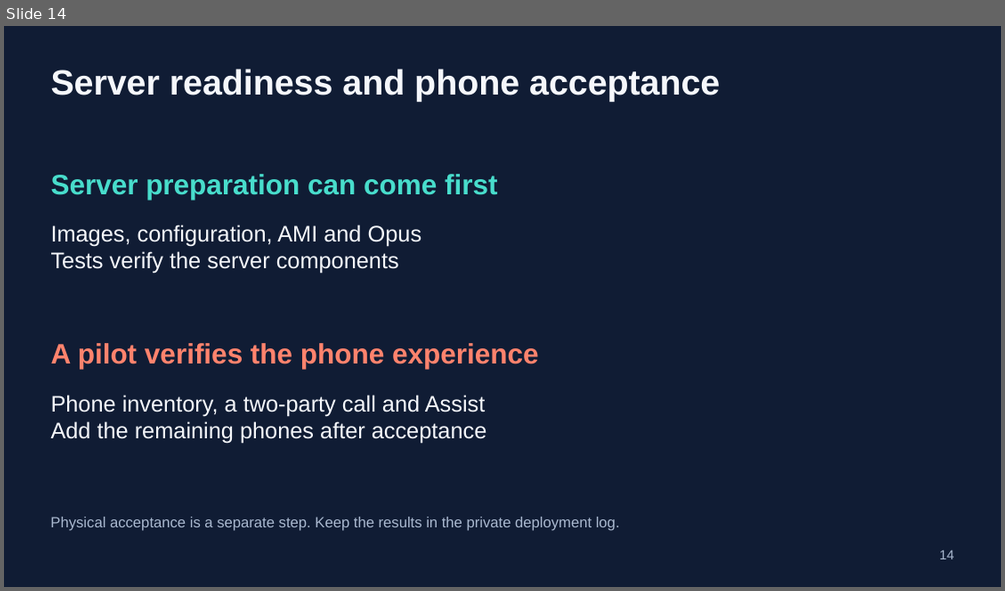
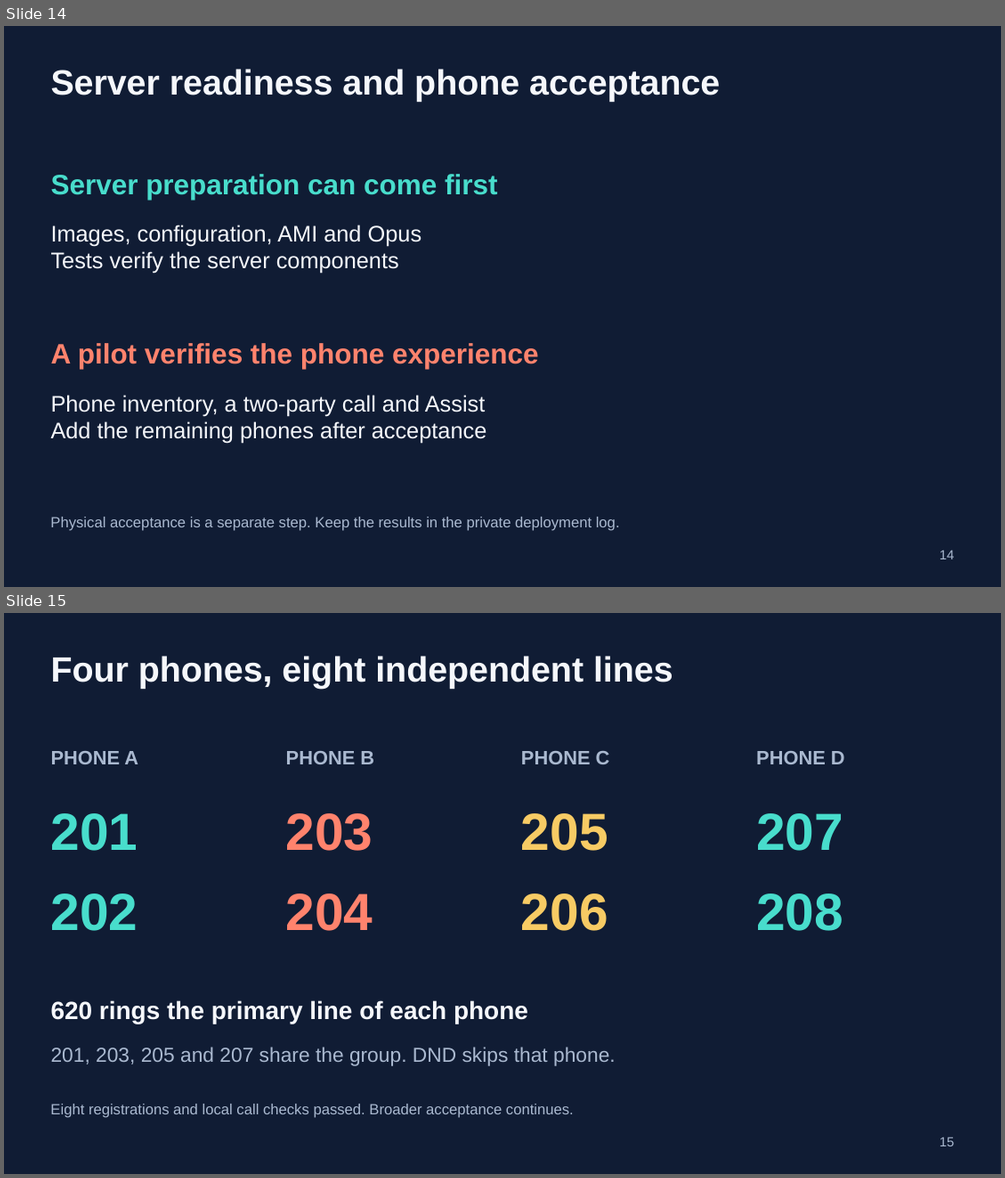
Before and after one commit to 4alvit/cisco-home-telephony, a slide deck: docs/slides/cisco-home-telephony.pptx. Shown one above the other, each under a label of ours: slide 14 before the commit, slides 14 and 15 after it. The pictures are 1005x591 and 1005x1178 pixels, drawn with LibreOffice and Linux fonts; fonts in the diff are those of the drawing. Boxes give left, top, right and bottom in pixels: in the first picture for what was removed or moved away, otherwise in the second. Text is boxed around its words. In the diff, an @@ line names an element or a change of style, - is before the commit and + after.

Commit message:
Add controlled external SIP access and English phone guides

```diff
--- a/docs/slides/cisco-home-telephony.pptx
+++ b/docs/slides/cisco-home-telephony.pptx
@@ slide 15 added at [4,613,1001,1174], background #101C34 @@
@@ text added at [51,656,673,689], 33.8 pt, text #F5F7FB, bold @@
+Four phones, eight independent lines
@@ text added at [51,751,138,764], 18.8 pt, text #AAB9D0, bold @@
+PHONE A
@@ text added at [286,751,374,764], 18.8 pt, text #AAB9D0, bold @@
+PHONE B
@@ text added at [521,751,610,764], 18.8 pt, text #AAB9D0, bold @@
+PHONE C
@@ text added at [756,751,845,764], 18.8 pt, text #AAB9D0, bold @@
+PHONE D
@@ text added at [51,813,138,851], 50.2 pt, text #48DDCC, bold @@
+201
@@ text added at [286,813,373,851], 50.2 pt, text #FF836D, bold @@
+203
@@ text added at [521,813,608,851], 50.2 pt, text #F7CB64, bold @@
+205
@@ text added at [756,813,843,851], 50.2 pt, text #48DDCC, bold @@
+207
@@ text added at [51,893,138,931], 50.2 pt, text #48DDCC, bold @@
+202
@@ text added at [286,893,373,931], 50.2 pt, text #FF836D, bold @@
+204
@@ text added at [521,893,608,931], 50.2 pt, text #F7CB64, bold @@
+206
@@ text added at [756,893,843,931], 50.2 pt, text #48DDCC, bold @@
+208
@@ text added at [51,1000,528,1023], 24 pt, text #F5F7FB, bold @@
+620 rings the primary line of each phone
@@ text added at [51,1046,615,1066], 19.5 pt, text #AAB9D0 @@
+201, 203, 205 and 207 share the group. DND skips that phone.
@@ text added at [50,1103,574,1118], 14.2 pt, text #AAB9D0 @@
+Eight registrations and local call checks passed. Broader acceptance continues.
@@ text added at [939,1136,955,1146], 12.8 pt, text #AAB9D0 @@
+15
```
Also in this commit, not shown: 3 slides changed, 3 other slides added, 24 other files.
